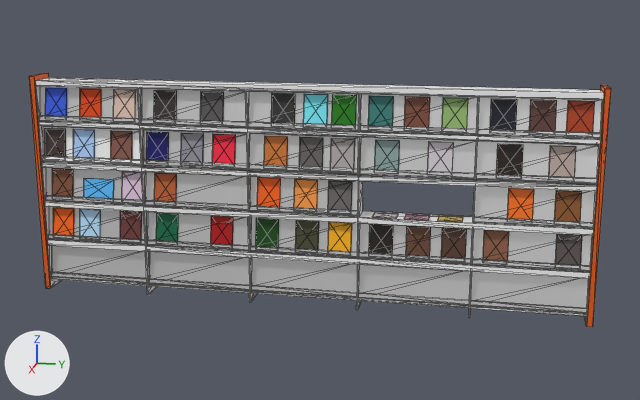
One commit to the glTF model assets/tijdschriftenkast_animation.glb: the scene before it, then after it.
Camera for both pictures: a camera (50 mm lens) standing at (15.21, 3.31, 3.75) and looking at (-0.03, 0.26, -0.06). Lighting does not change. The marker at lower left points along +X, +Y and +Z. Mesh edges are drawn as thin lines.
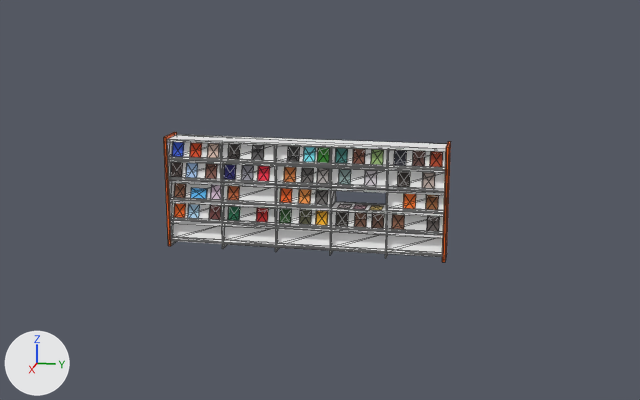
What changed in the scene script:
```text
Change mat_material_041:
    mat_material_041.base_color: (0.8, 0.8, 0.8) -> (1.0, 1.0, 1.0)  # white #e7e7e7 -> white #ffffff
    mat_material_041.metallic: 9.5 -> 0.1
Change mat_material_042:
    mat_material_042.base_color: (0.8, 0.8, 0.8) -> (1.0, 1.0, 1.0)  # white #e7e7e7 -> white #ffffff
    mat_material_042.metallic: 9.5 -> 0.1
Change mat_material_043:
    mat_material_043.base_color: (0.8, 0.8, 0.8) -> (1.0, 1.0, 1.0)  # white #e7e7e7 -> white #ffffff
    mat_material_043.metallic: 9.5 -> 0.1
Change mat_material_044:
    mat_material_044.base_color: (0.8, 0.8, 0.8) -> (1.0, 1.0, 1.0)  # white #e7e7e7 -> white #ffffff
    mat_material_044.metallic: 9.5 -> 0.1
Change mat_material_045:
    mat_material_045.base_color: (0.8, 0.8, 0.8) -> (1.0, 1.0, 1.0)  # white #e7e7e7 -> white #ffffff
    mat_material_045.metallic: 9.5 -> 0.1
Change mat_material_048:
    mat_material_048.base_color: (0.8, 0.8, 0.8) -> (1.0, 1.0, 1.0)  # white #e7e7e7 -> white #ffffff
    mat_material_048.metallic: 9.5 -> 0.1
Change mat_material_049:
    mat_material_049.metallic: 9.5 -> 0.1
Change mat_material_050:
    mat_material_050.metallic: 9.5 -> 0.1
Change mat_material_052:
    mat_material_052.base_color: (0.8, 0.8, 0.8) -> (1.0, 1.0, 1.0)  # white #e7e7e7 -> white #ffffff
    mat_material_052.metallic: 9.5 -> 0.1
Change mat_material_053:
    mat_material_053.base_color: (0.8, 0.8, 0.8) -> (1.0, 1.0, 1.0)  # white #e7e7e7 -> white #ffffff
    mat_material_053.metallic: 9.5 -> 0.1
Change mat_material_054:
    mat_material_054.base_color: (0.8, 0.8, 0.8) -> (1.0, 1.0, 1.0)  # white #e7e7e7 -> white #ffffff
    mat_material_054.metallic: 9.5 -> 0.1
Change mat_material_056:
    mat_material_056.base_color: (0.8, 0.8, 0.8) -> (1.0, 1.0, 1.0)  # white #e7e7e7 -> white #ffffff
    mat_material_056.metallic: 9.5 -> 0.1
Change mat_material_046:
    mat_material_046.base_color: (0.8, 0.8, 0.8) -> (1.0, 1.0, 1.0)  # white #e7e7e7 -> white #ffffff
    mat_material_046.metallic: 9.5 -> 0.1
Change mat_material_055:
    mat_material_055.base_color: (0.8, 0.8, 0.8) -> (1.0, 1.0, 1.0)  # white #e7e7e7 -> white #ffffff
    mat_material_055.metallic: 9.5 -> 0.1
Change mat_material_057:
    mat_material_057.base_color: (0.8, 0.8, 0.8) -> (1.0, 1.0, 1.0)  # white #e7e7e7 -> white #ffffff
    mat_material_057.metallic: 9.5 -> 0.1
Change mat_material_058:
    mat_material_058.base_color: (0.8, 0.8, 0.8) -> (1.0, 1.0, 1.0)  # white #e7e7e7 -> white #ffffff
    mat_material_058.metallic: 9.5 -> 0.1
Change mat_material_059:
    mat_material_059.base_color: (0.8, 0.8, 0.8) -> (1.0, 1.0, 1.0)  # white #e7e7e7 -> white #ffffff
    mat_material_059.metallic: 9.5 -> 0.1
Change mat_material_051:
    mat_material_051.base_color: (0.8, 0.8, 0.8) -> (1.0, 1.0, 1.0)  # white #e7e7e7 -> white #ffffff
    mat_material_051.metallic: 9.5 -> 0.1
Change ob_cube:
    ob_cube.scale: (0.25, 5.0, 2.0) -> (0.25, 2.5, 1.0)
```

Where the change shows, as pixel boxes [x1, y1, x2, y2] in the pictures (640 x 400 px):
'Cube', recoloured, surface changed, rescaled (51% narrower, 49% shorter)
    before: [29, 73, 611, 327]
    after: [164, 132, 451, 262]
